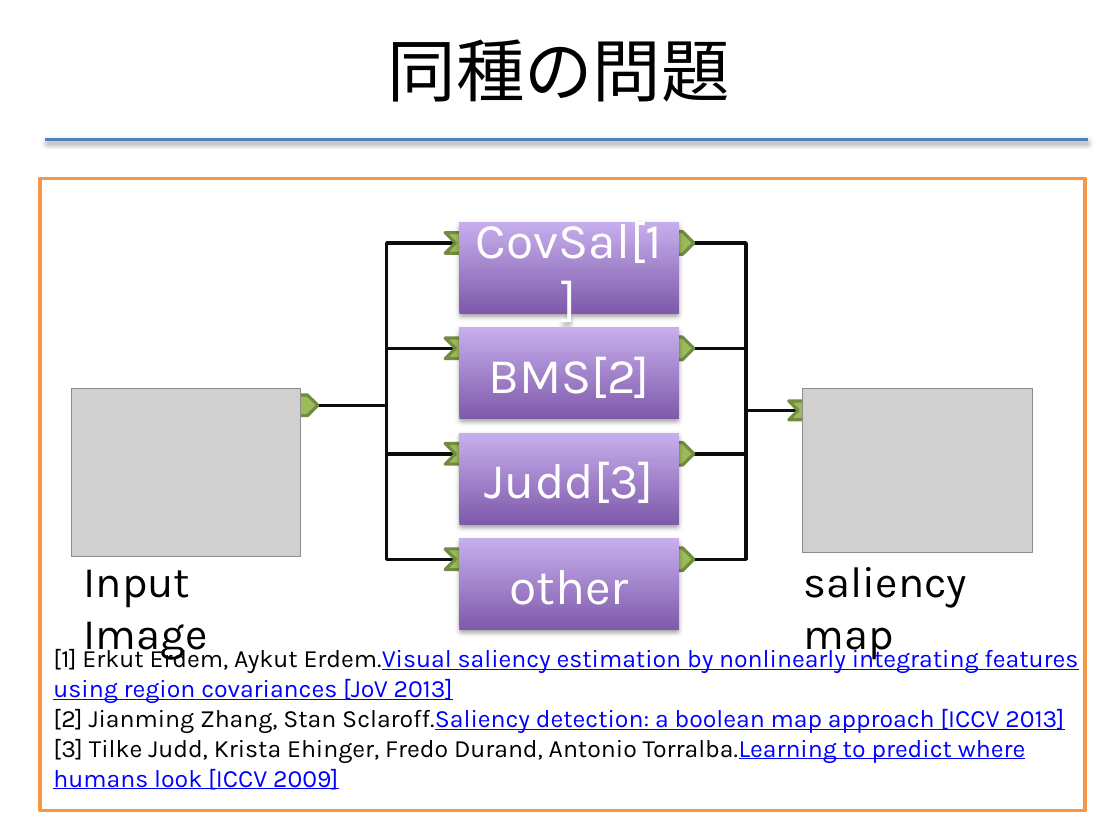
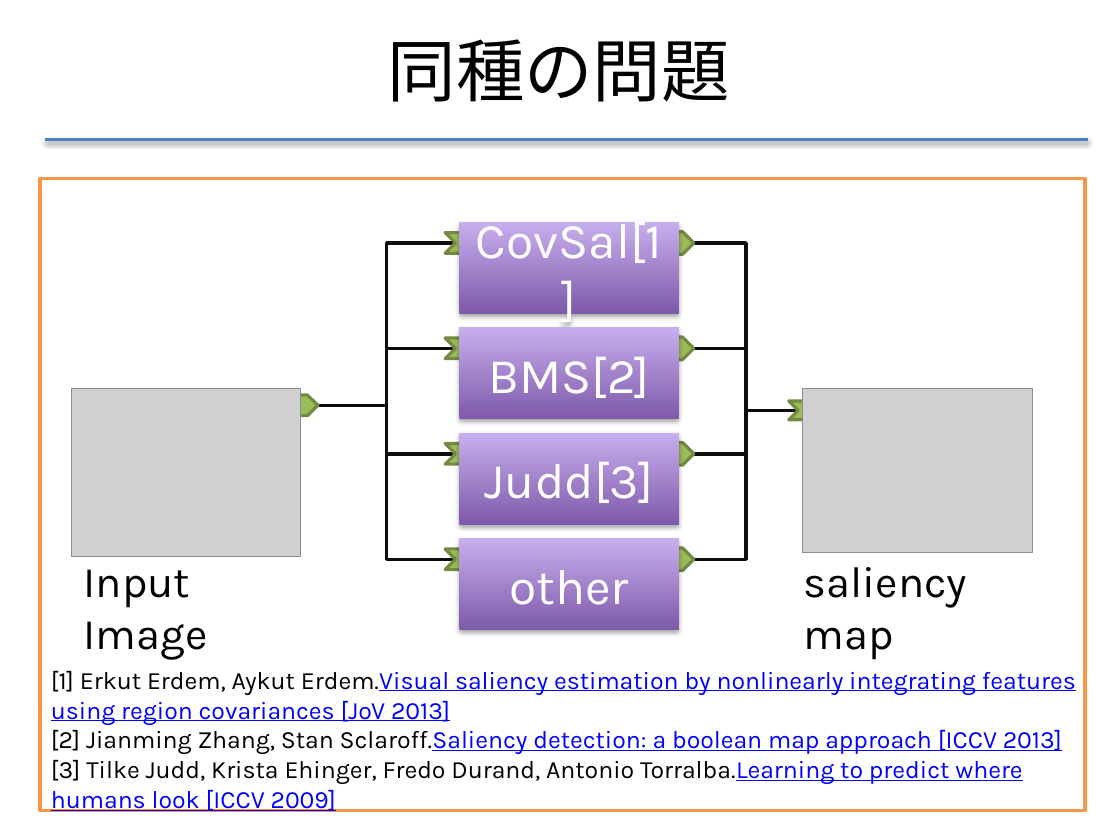
Before and after one commit to f-akazawa/akaz_uecdevelop, a slide deck: slide 10 of doc/中間発表資料.pptx. Drawn at 1120x840 pixels with LibreOffice and Linux fonts; fonts in the diff are those of the drawing; grey boxes stand for pictures. Boxes give left, top, right and bottom in pixels: in the first picture for what was removed or moved away, otherwise in the second. Text is boxed around its words. In the diff, an @@ line names an element or a change of style, - is before the commit and + after.

```diff
--- a/doc/中間発表資料.pptx
+++ b/doc/中間発表資料.pptx
@@ text "[1] Erkut Erdem, Aykut Erdem.Visual ..." rewrapped from bbox=[53, 645, 1078, 790] to bbox=[51, 671, 1076, 812] @@
```
Also in this commit, not shown: 5 other slides changed, 1 slide removed.
